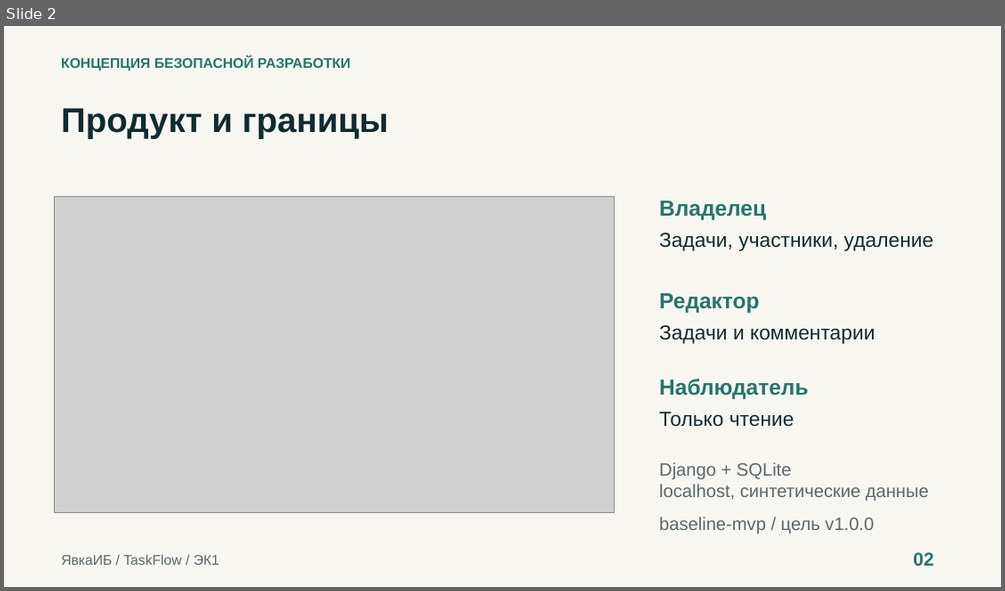
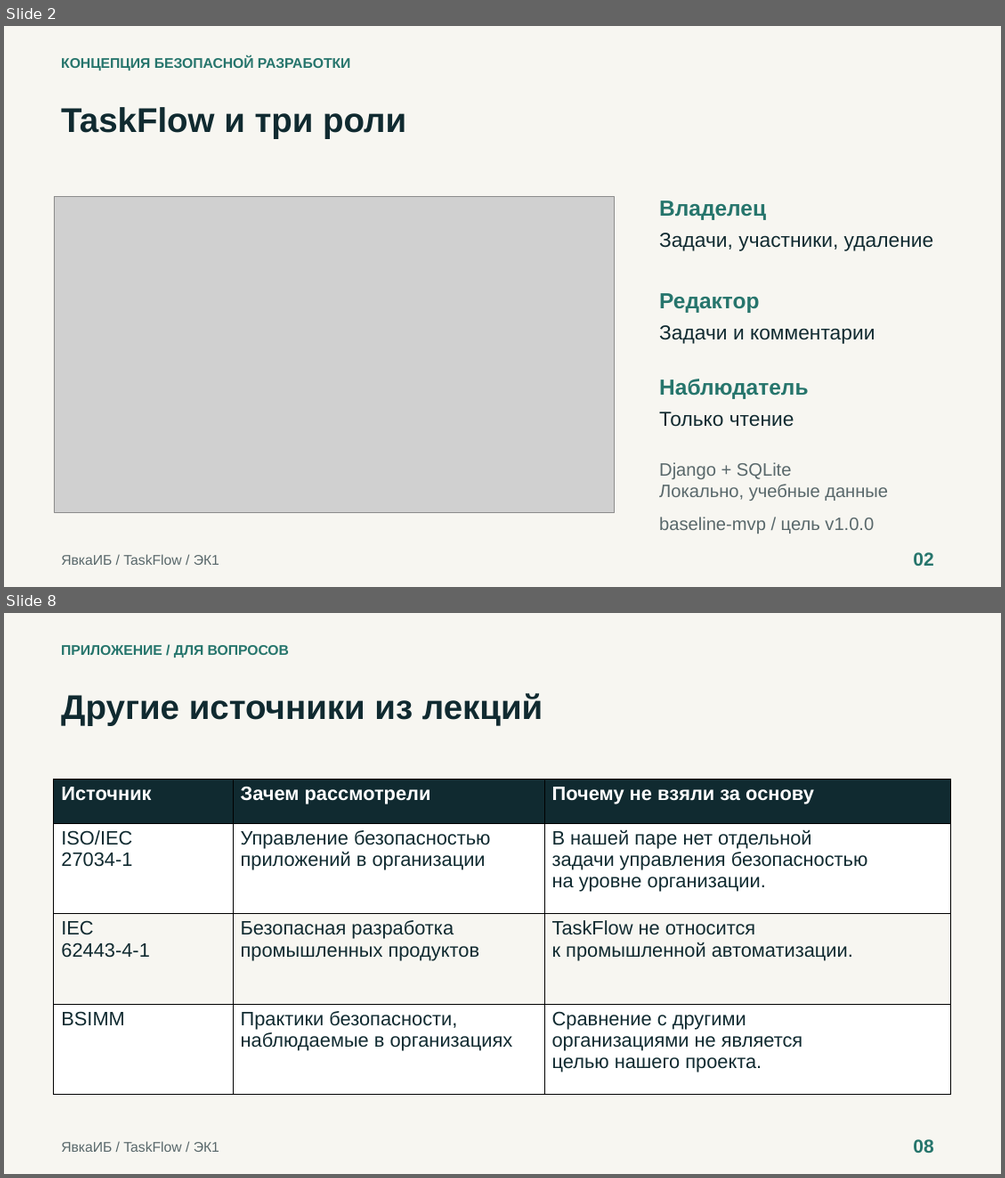
Before and after one commit to rbeketov/rbpo-yavkaib, a slide deck: presentation/taskflow-ek1.pptx. Shown one above the other, each under a label of ours: slide 2 before the commit, slides 2 and 8 after it; the slides between them are not shown. The pictures are 1005x591 and 1005x1178 pixels, drawn with LibreOffice and Linux fonts; fonts in the diff are those of the drawing; grey boxes stand for pictures. Boxes give left, top, right and bottom in pixels: in the first picture for what was removed or moved away, otherwise in the second. Text is boxed around its words. In the diff, an @@ line names an element or a change of style, - is before the commit and + after.

```diff
--- a/presentation/taskflow-ek1.pptx
+++ b/presentation/taskflow-ek1.pptx
@@ slide 8 added at bbox=[4, 613, 1001, 1174], background #F7F6F1 @@
@@ text added at bbox=[61, 645, 289, 657], 13.5 pt, text #26756C, bold @@
+ПРИЛОЖЕНИЕ / ДЛЯ ВОПРОСОВ
@@ text added at bbox=[61, 693, 542, 726], 33 pt, text #102A30, bold @@
+Другие источники из лекций
@@ table added at bbox=[54, 779, 952, 1094], 4 rows, 3 columns @@
+Источник | Зачем рассмотрели | Почему не взяли за основу
+ISO/IEC / 27034-1 | Управление безопасностью / приложений в организации | В нашей паре нет отдельной / задачи управления безопасностью / на уровне организации.
+IEC / 62443-4-1 | Безопасная разработка / промышленных продуктов | TaskFlow не относится / к промышленной автоматизации.
+BSIMM | Практики безопасности, / наблюдаемые в организациях | Сравнение с другими / организациями не является / целью нашего проекта.
@@ text added at bbox=[61, 1141, 219, 1151], 13.5 pt, text #59686B @@
+ЯвкаИБ / TaskFlow / ЭК1
@@ text added at bbox=[913, 1139, 933, 1152], 18 pt, text #26756C, bold @@
+08
@@ slide 2 changed as well @@
@@ text at bbox=[61, 107, 406, 139]: text changed @@
-Продукт и границы
+TaskFlow и три роли
@@ text at bbox=[659, 483, 888, 500]: text changed @@
-localhost, синтетические данные
+Локально, учебные данные
```
Also in this commit, not shown: 4 other slides changed, 3 other slides added, 4 slides removed, 4 other files.
